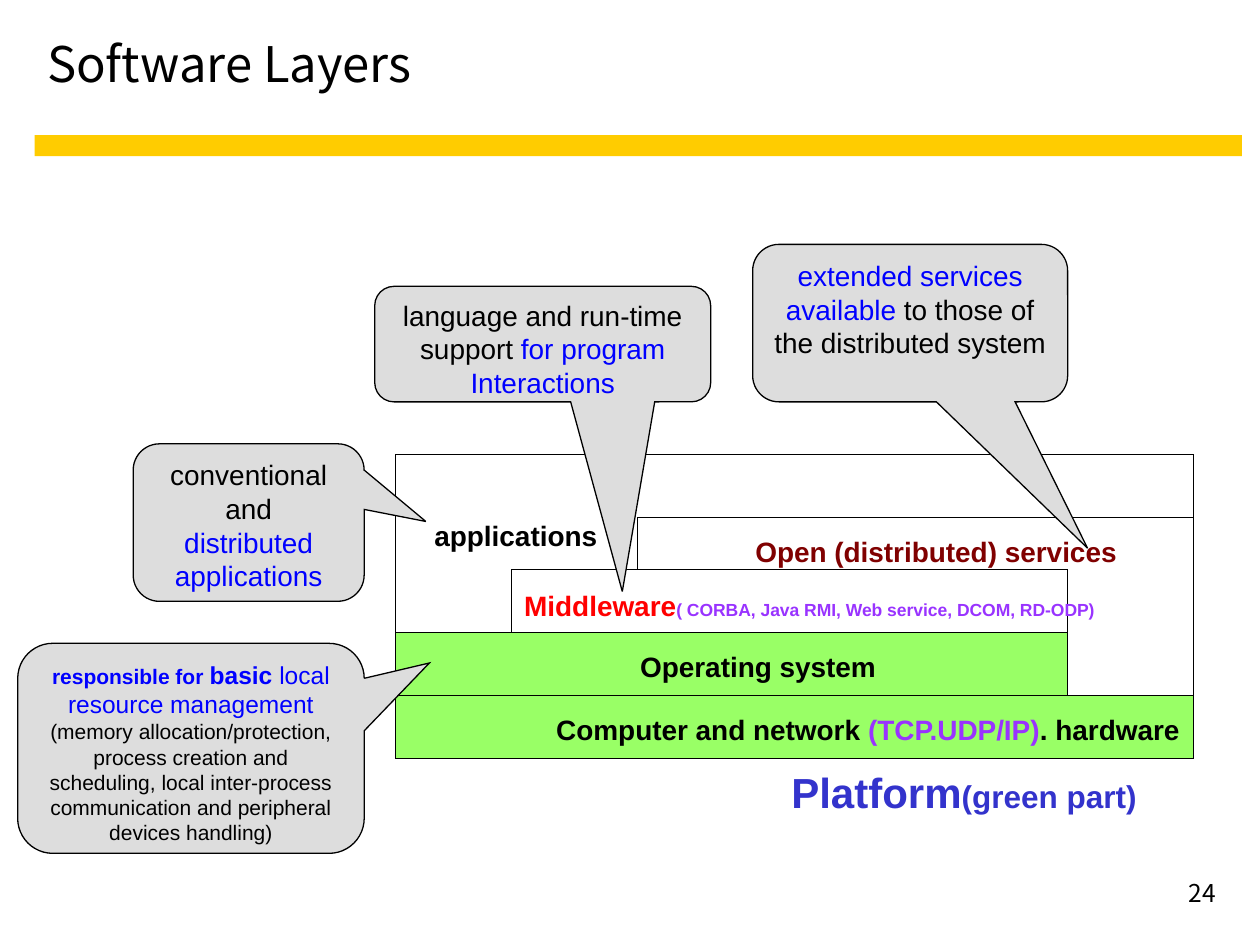
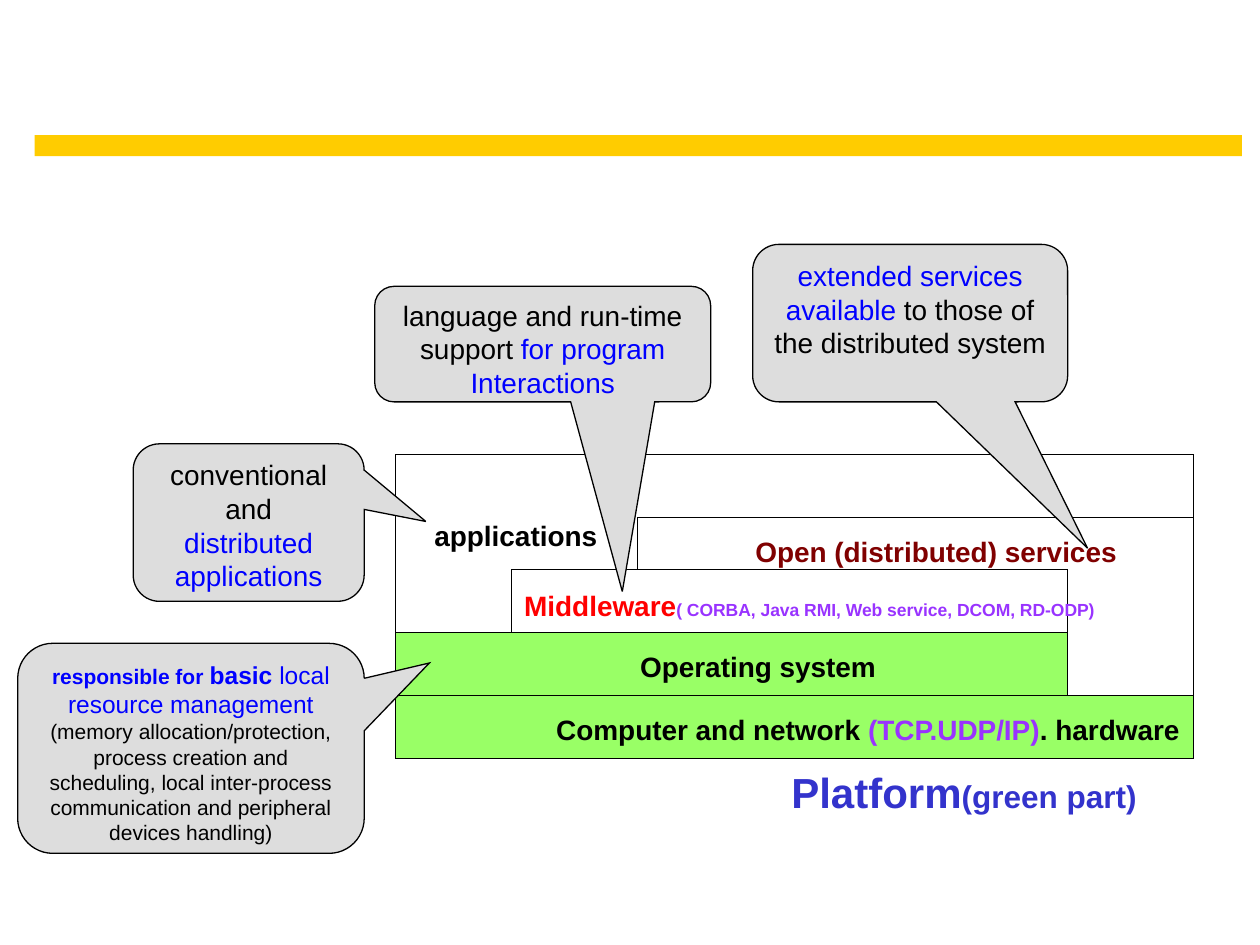
Before and after one commit to RainySummerLuo/DistributedComputingSystems, a slide deck: slide 24 of Lecture Notes/dist2.ppt. Drawn at 1260x945 pixels with LibreOffice and Linux fonts; fonts in the diff are those of the drawing. Boxes give left, top, right and bottom in pixels: in the first picture for what was removed or moved away, otherwise in the second. Text is boxed around its words. In the diff, an @@ line names an element or a change of style, - is before the commit and + after.

```diff
--- a/Lecture Notes/dist2.ppt
+++ b/Lecture Notes/dist2.ppt
@@ title removed at (47,42,411,94) @@
-Software Layers
@@ page number removed at (1189,883,1216,902) @@
-24
```
Also in this commit, not shown: 3 other slides changed.
